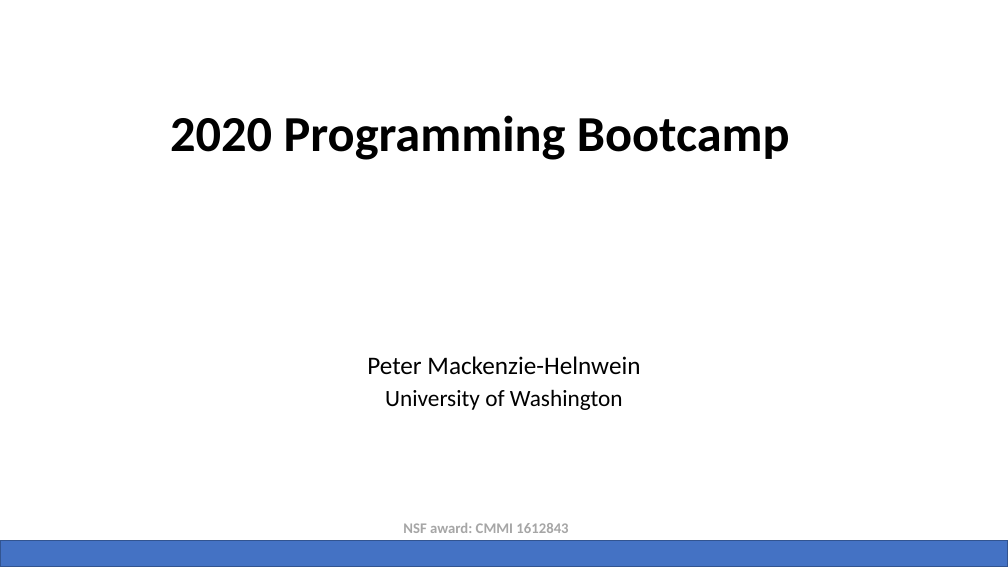
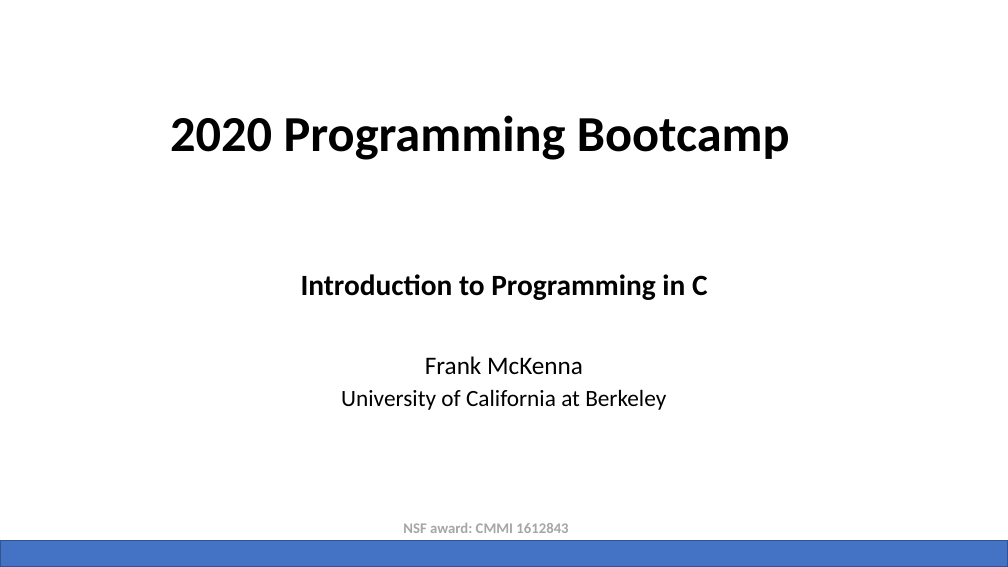
Before and after one commit to NHERI-SimCenter/SimCenterBootcamp2020, a slide deck: slide 27 of presentations/SimCenter Bootcamp Python.pptx. Drawn at 1008x567 pixels with LibreOffice and Linux fonts; fonts in the diff are those of the drawing; background and template pictures are left out. Boxes give left, top, right and bottom in pixels: in the first picture for what was removed or moved away, otherwise in the second. Text is boxed around its words. In the diff, an @@ line names an element or a change of style, - is before the commit and + after.

```diff
--- a/presentations/SimCenter Bootcamp Python.pptx
+++ b/presentations/SimCenter Bootcamp Python.pptx
@@ subtitle added at (301,274,708,300), 28 pt, text #000000, bold @@
+Introduction to Programming in C
@@ text at (425,356,583,374): text changed @@
-Peter Mackenzie-Helnwein
+Frank McKenna
@@ text at (341,389,666,410): text changed @@
-University of Washington
+University of California at Berkeley
```
Also in this commit, not shown: 1 slide added, 6 other files.
